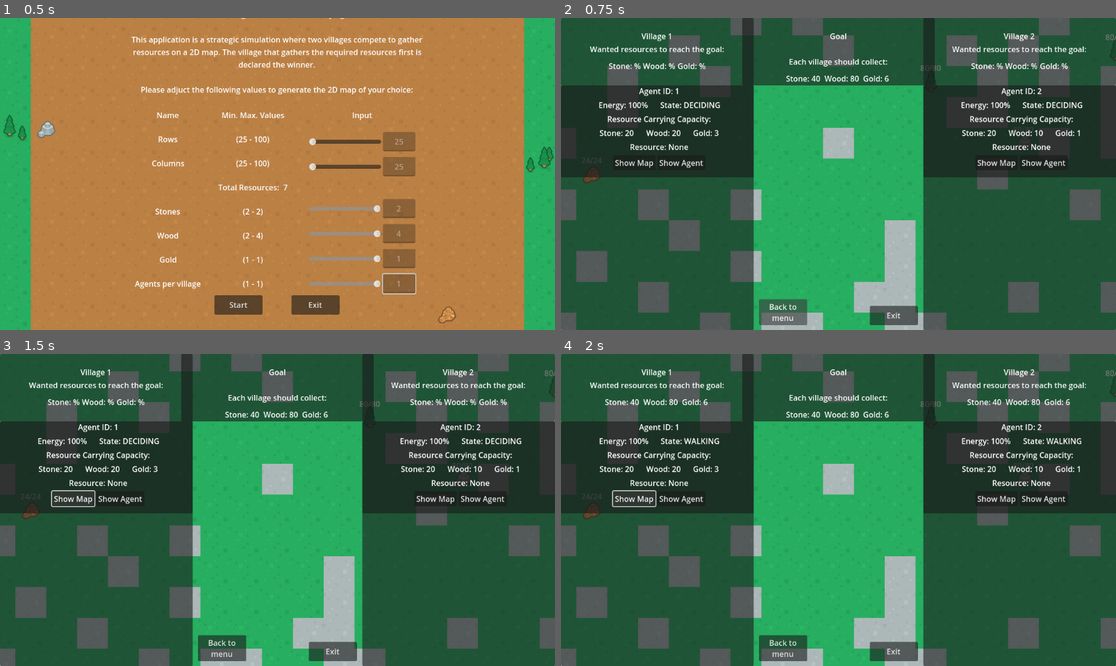
Above: before the commit, frames 1-4 (two rows, left to right).
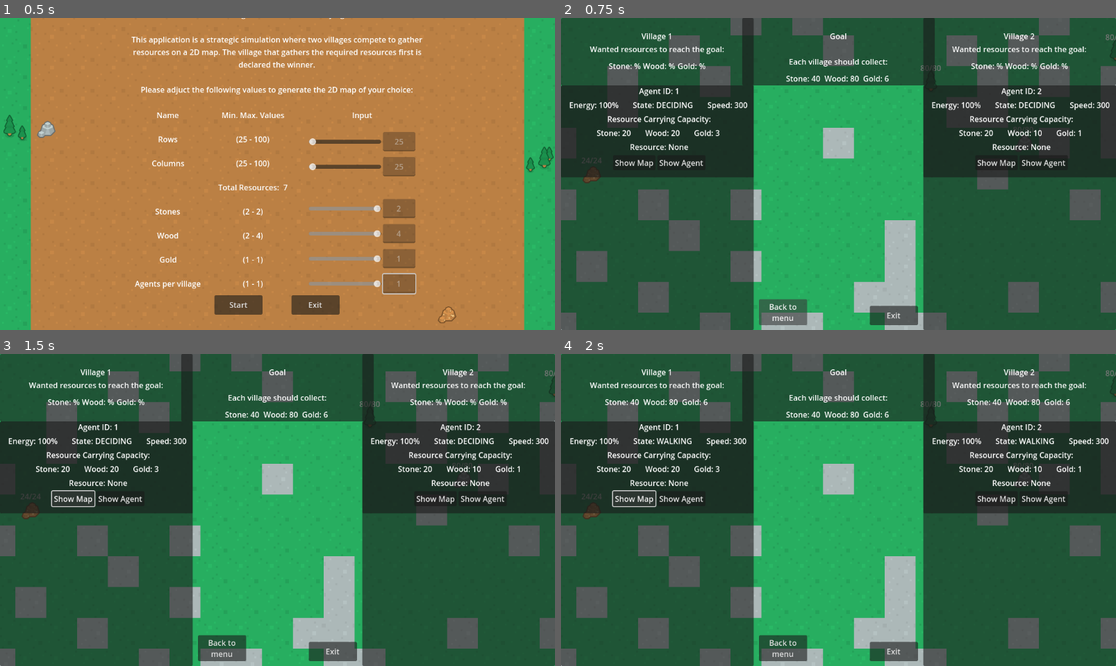
Above: after the commit, the same moments.

Repository: ApostolisSiampanis/intelligent-agents
Game: Godot game, scene res://scenes/input_screen.tscn
Two runs of this game, one before a commit and one after it. Both use one fixed random seed, a clock stepped at 60 frames per second and the inputs below.
Inputs:
- Up to frame 1 (0.5 s): no input
- Up to frame 2 (0.75 s): click "Start" at 0.5 s
- Up to frame 3 (1.5 s): click "Show Map" at 1.25 s
- Up to frame 4 (2 s): no input

Frame 1 is identical in both runs. In frame 2, 1.3% of the frame differs, in the area x 1-99%, y 26-38%; in frame 3, 1.3%; in frame 4, 1.3%.

Commit message:
- Add speed for the agent

Diff:
--- a/scenes/info_card.tscn
+++ b/scenes/info_card.tscn
@@ -40,6 +40,11 @@
 layout_mode = 2
 text = "State: "
 
+[node name="LabelSpeed" type="Label" parent="Panel/VBoxContainer/HBoxContainer"]
+unique_name_in_owner = true
+layout_mode = 2
+text = "Speed: "
+
 [node name="LabelAgentCapacity" type="Label" parent="Panel/VBoxContainer"]
 unique_name_in_owner = true
 layout_mode = 2
@@ -80,6 +85,7 @@
 alignment = 1
 
 [node name="ButtonMap" type="Button" parent="Panel/VBoxContainer/HBoxContainer4"]
+unique_name_in_owner = true
 layout_mode = 2
 text = "Show Map"
 
--- a/scripts/info_card.gd
+++ b/scripts/info_card.gd
@@ -17,7 +17,8 @@
 @onready var label_wood_capacity = %LabelWoodCapacity
 @onready var label_stone_capacity = %LabelStoneCapacity
 @onready var label_gold_capacity = %LabelGoldCapacity
-@onready var button_map = $Panel/VBoxContainer/HBoxContainer4/ButtonMap
+@onready var label_speed = %LabelSpeed
+@onready var button_map = %ButtonMap
 
 
 func _on_ready():
@@ -34,15 +35,15 @@
 			agent.State.DECIDING: state_string = "DECIDING"
 			agent.State.REFILLING: state_string = "REFILLING"
 			agent.State.IDLE: state_string = "IDLE"
-		label_state.text = "State: " + state_string
+		label_state.text = "State: " + state_string + " "
 
 		label_agent_id.text = "Agent ID: %s" % str(agent.id)
 
-		label_energy.text = "Energy: %s" % str(agent.energy) + "%"
+		label_energy.text = "Energy: %s" % str(agent.energy) + "% "
 
 		var carrying_resource := agent.current_carrying_resource
 		if carrying_resource:
-			label_resource.text = "Carrying: " + Village.resource_type_to_str(carrying_resource.type) + " (" + str(agent.current_carrying_resource.quantity) + ")"
+			label_resource.text = "Carrying: " + Village.resource_type_to_str(carrying_resource.type) + " (" + str(agent.current_carrying_resource.quantity) + ") "
 		else:
 			label_resource.text = "Resource: None"
 
@@ -52,21 +53,17 @@
 	if agent != null and agent.chromosome != null:
 		var chromosome = agent.chromosome
 
-		# TODO:
 		# Speed
-		#if chromosome[3] == "0":
-			#label_chromosome_speed.text = "Speed: 100"
-		#else:
-			#label_chromosome_speed.text = "Speed: 150"
+		label_speed.text = "Speed: %s " % str(chromosome.speed)
 
 		# Wood capacity
-		label_wood_capacity.text = "Wood: %s" % str(chromosome.wood_carry_capacity)
+		label_wood_capacity.text = "Wood: %s " % str(chromosome.wood_carry_capacity)
 
 		# Stone capacity
-		label_stone_capacity.text = "Stone: %s" % str(chromosome.stone_carry_capacity)
+		label_stone_capacity.text = "Stone: %s " % str(chromosome.stone_carry_capacity)
 
 		# Gold capacity
-		label_gold_capacity.text = "Gold: %s" % str(chromosome.gold_carry_capacity)
+		label_gold_capacity.text = "Gold: %s " % str(chromosome.gold_carry_capacity)
 
 func _on_ButtonHighlightMap_pressed():
 	if map_highlight_mode == "all":
